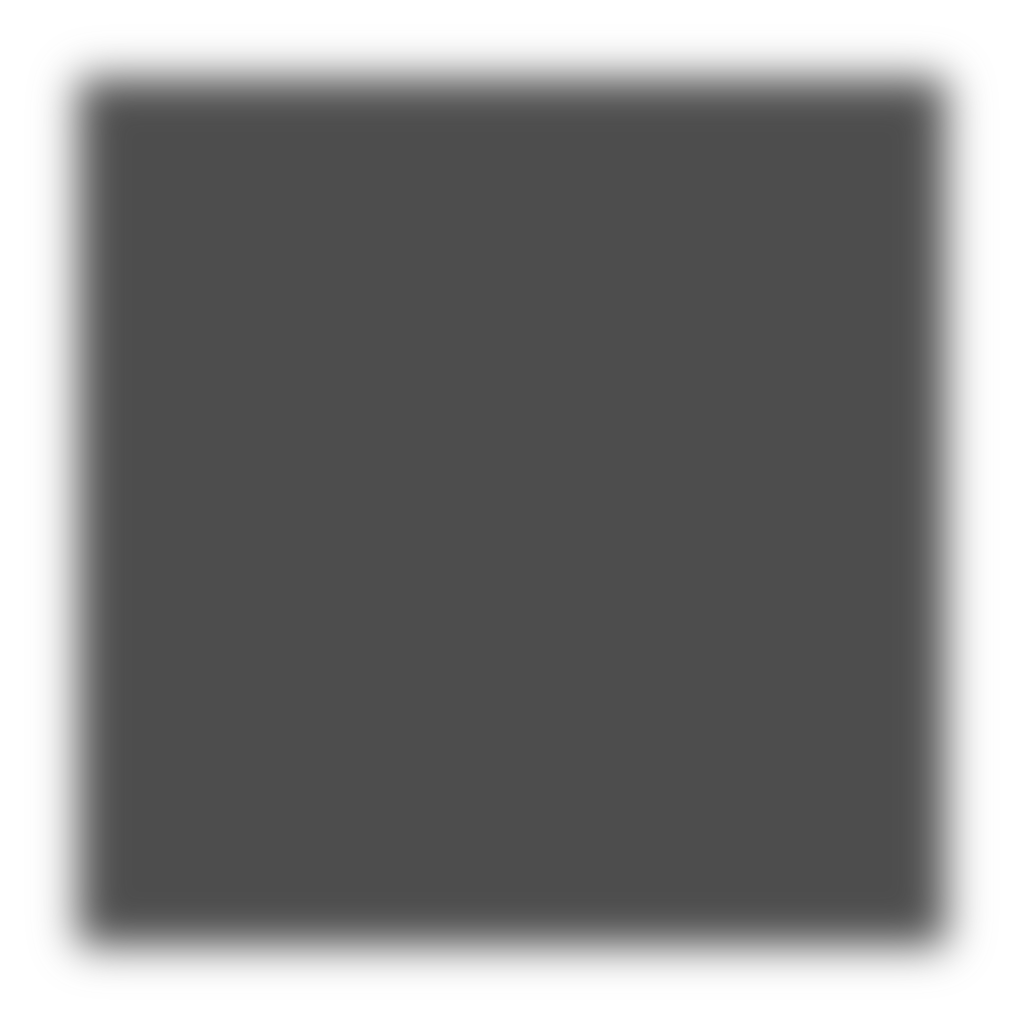
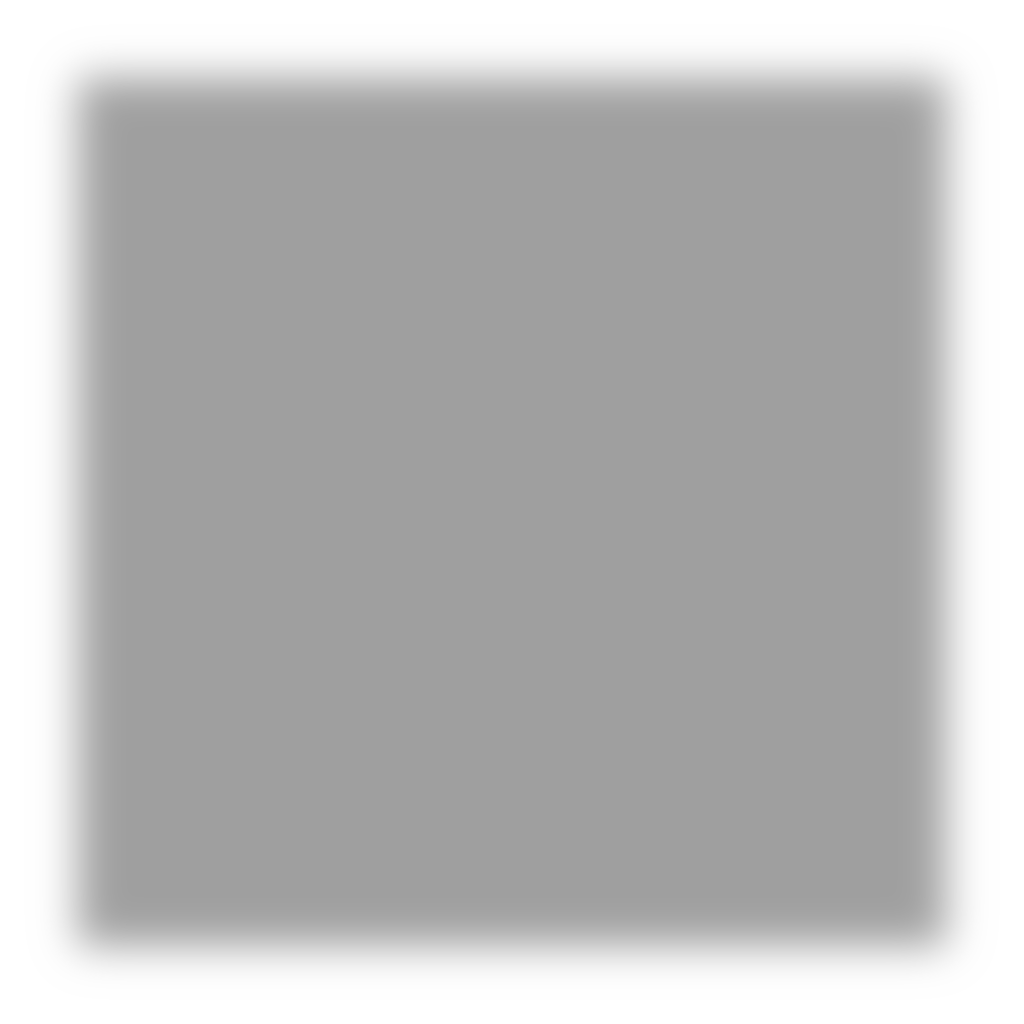
Layer changes from the first 1024x1024 image to the second:
painted on "Layer 1" over [40, 40, 984, 984]
